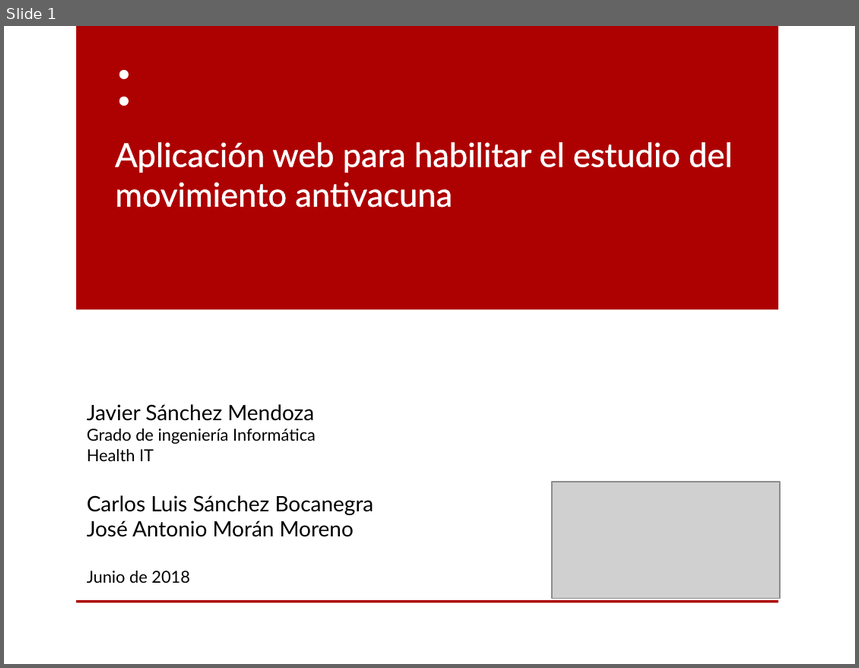
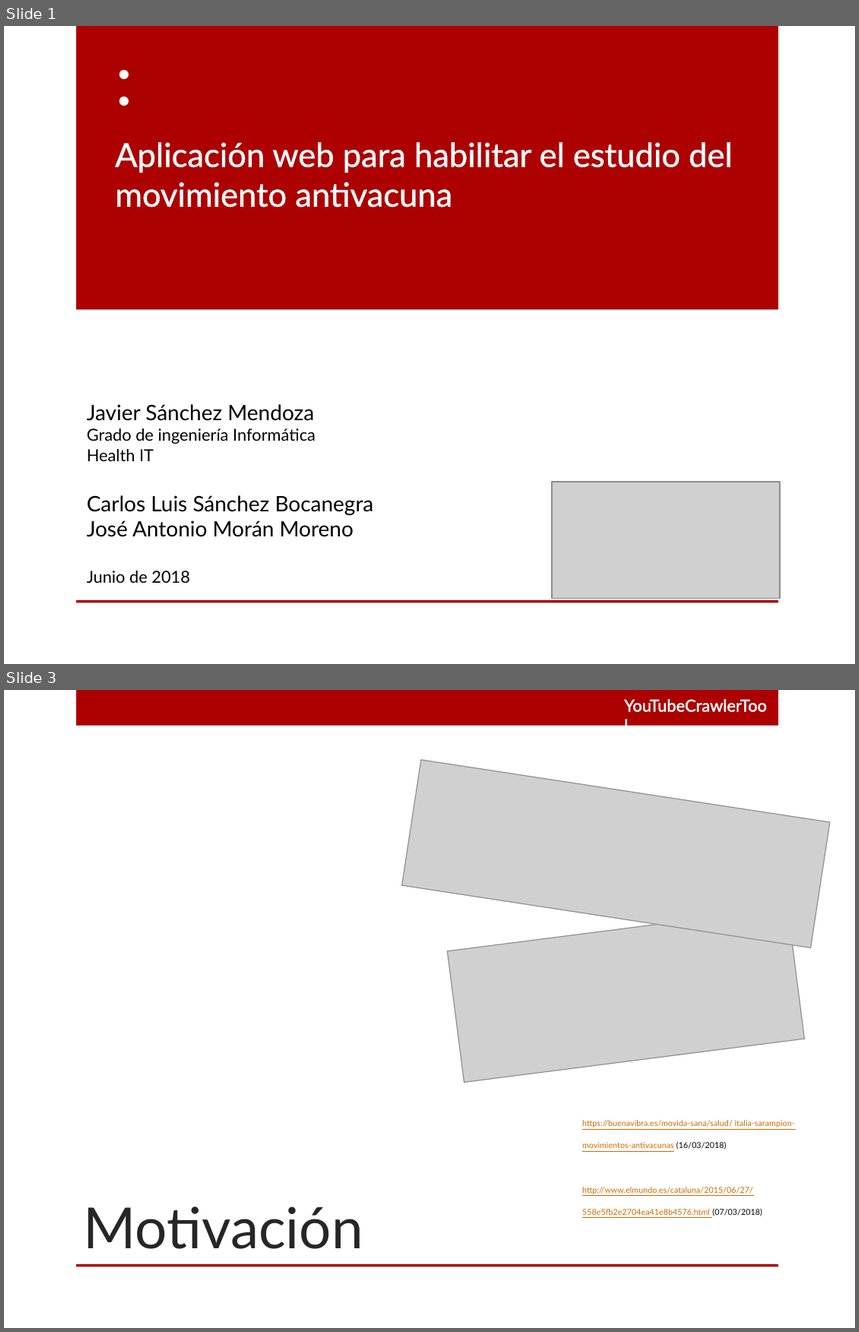
Before and after one commit to jsanchezmend/TFGAntivacunas, a slide deck: Presentacion/Presentation.pptx. Shown one above the other, each under a label of ours: slide 1 before the commit, slides 1 and 3 after it; the slides between them are not shown. The pictures are 859x668 and 859x1332 pixels, drawn with LibreOffice and Linux fonts; fonts in the diff are those of the drawing; grey boxes stand for pictures; background and template pictures are left out. Boxes give left, top, right and bottom in pixels: in the first picture for what was removed or moved away, otherwise in the second. Text is boxed around its words. In the diff, an @@ line names an element or a change of style, - is before the commit and + after.

```diff
--- a/Presentacion/Presentation.pptx
+++ b/Presentacion/Presentation.pptx
@@ slide 3 added at box(4, 690, 855, 1328), background picture (left out); not listed: 1 template element that a slide beside it also shows @@
@@ rectangle added at box(76, 690, 778, 726), fill #AD0101 @@
@@ text added at box(616, 691, 777, 720), 14 pt, text #FFFFFF @@
+YouTubeCrawlerTool
@@ picture added at box(402, 760, 830, 948) @@
@@ picture added at box(447, 908, 804, 1082) @@
@@ text added at box(582, 1120, 795, 1217), 12 pt, text #D26900, underline @@
+https://buenavibra.es/movida-sana/salud/ italia-sarampion-movimientos-antivacunas (16/03/2018)
+http://www.elmundo.es/cataluna/2015/06/27/ 558e5fb2e2704ea41e8b4576.html (07/03/2018)
@@ title added at box(84, 1207, 363, 1249), 48 pt, text #262626 @@
+Motivación
```
Also in this commit, not shown: 11 slides changed, 1 other slide added, 2 slides removed.
